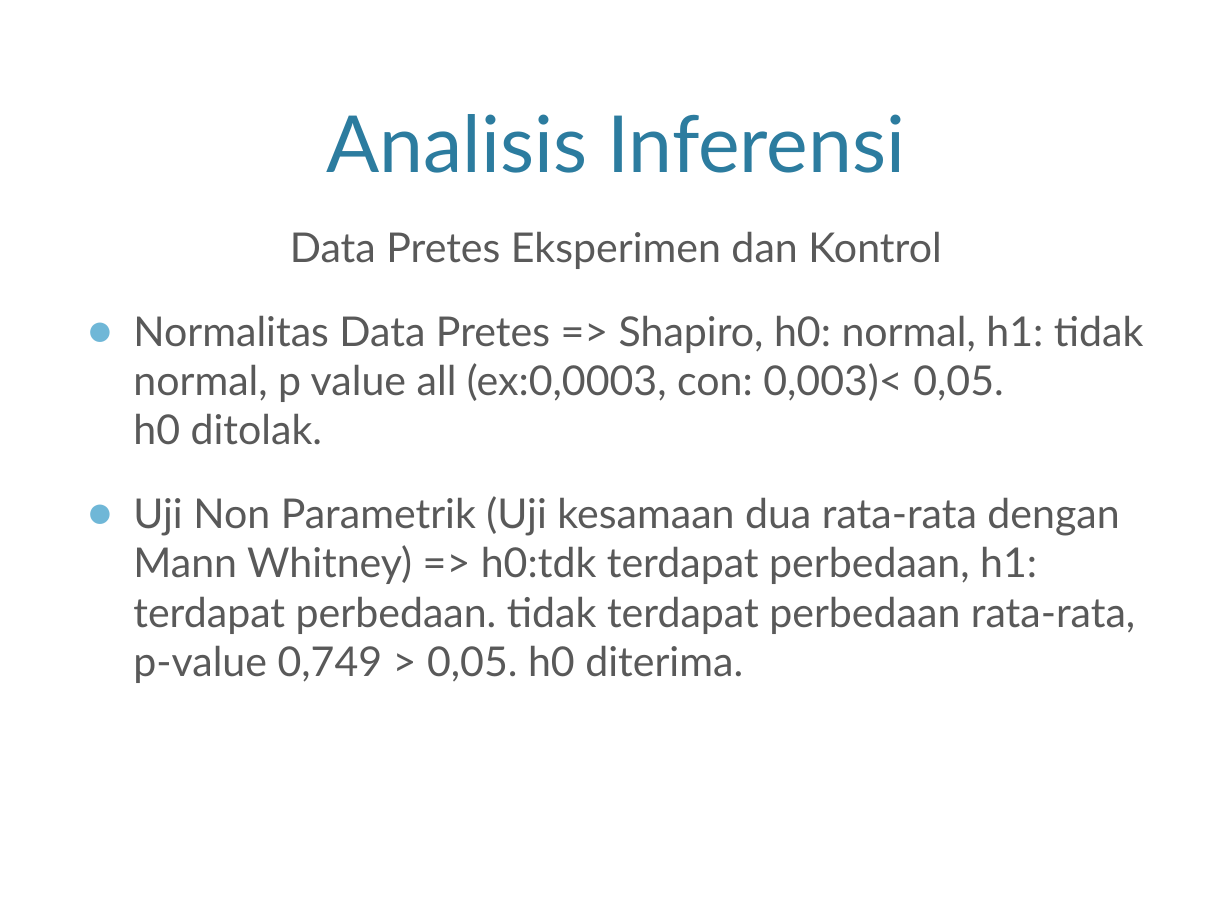
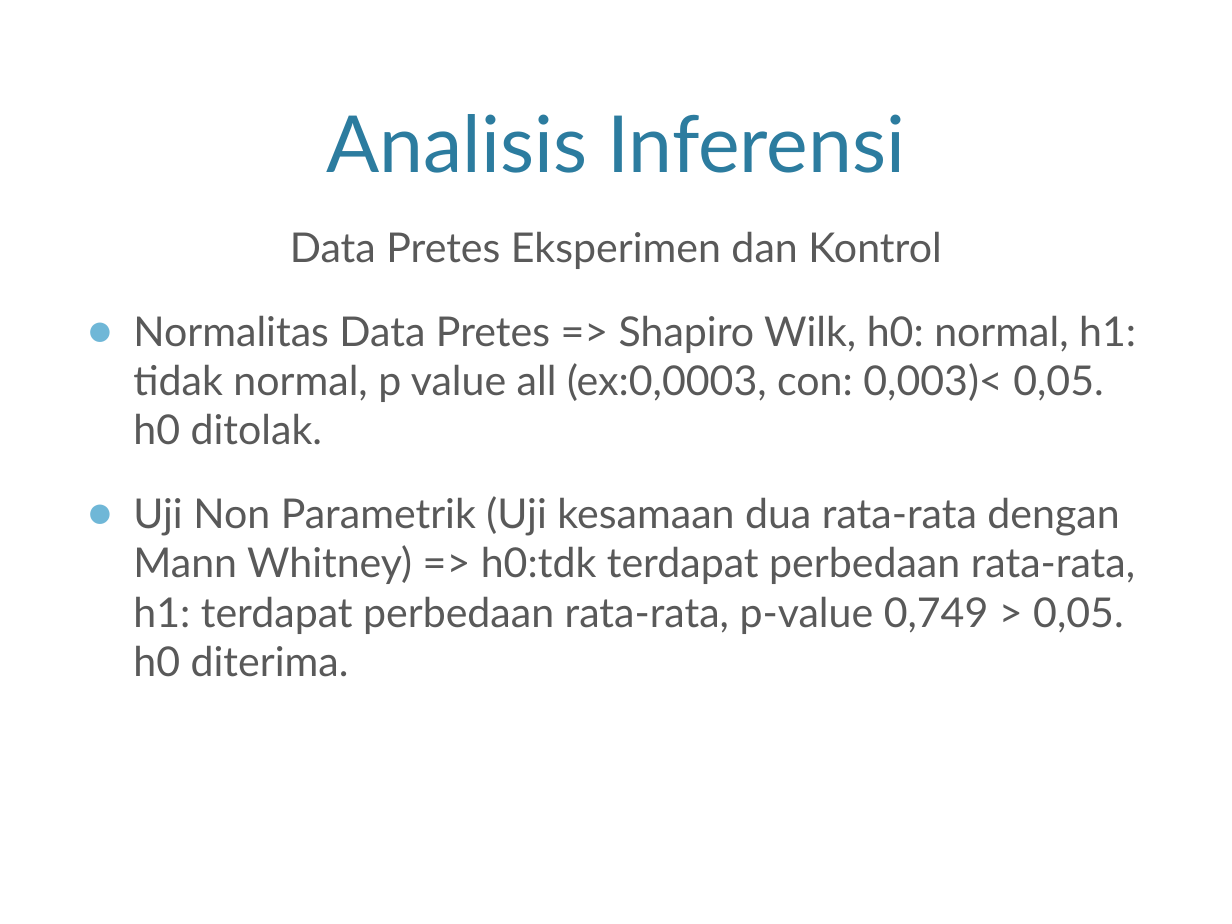
Before and after one commit to rischanlab/skripsi, a slide deck: slide 13 of presentasi munaqosah/presentasi munaqosah.pptx. Drawn at 1232x924 pixels with LibreOffice and Linux fonts; fonts in the diff are those of the drawing; background and template pictures are left out. Boxes give left, top, right and bottom in pixels: in the first picture for what was removed or moved away, otherwise in the second. Text is boxed around its words. In the diff, an @@ line names an element or a change of style, - is before the commit and + after.

Commit message:
editing presentation slide

```diff
--- a/presentasi munaqosah/presentasi munaqosah.pptx
+++ b/presentasi munaqosah/presentasi munaqosah.pptx
@@ text at [133, 315, 1136, 677]: text changed @@
-● Normalitas Data Pretes => Shapiro, h0: normal, h1: tidak normal, p value all (ex:0,0003, con: 0,003)< 0,05.
-  h0 ditolak.
-● Uji Non Parametrik (Uji kesamaan dua rata-rata dengan Mann Whitney) => h0:tdk terdapat perbedaan, h1: terdapat perbedaan. tidak terdapat perbedaan rata-rata, p-value 0,749 > 0,05. h0 diterima.
+● Normalitas Data Pretes => Shapiro Wilk, h0: normal, h1: tidak normal, p value all (ex:0,0003, con: 0,003)< 0,05.
+  h0 ditolak.
+● Uji Non Parametrik (Uji kesamaan dua rata-rata dengan Mann Whitney) => h0:tdk terdapat perbedaan rata-rata, h1: terdapat perbedaan rata-rata, p-value 0,749 > 0,05. h0 diterima.
```
Also in this commit, not shown: 6 other slides changed.
